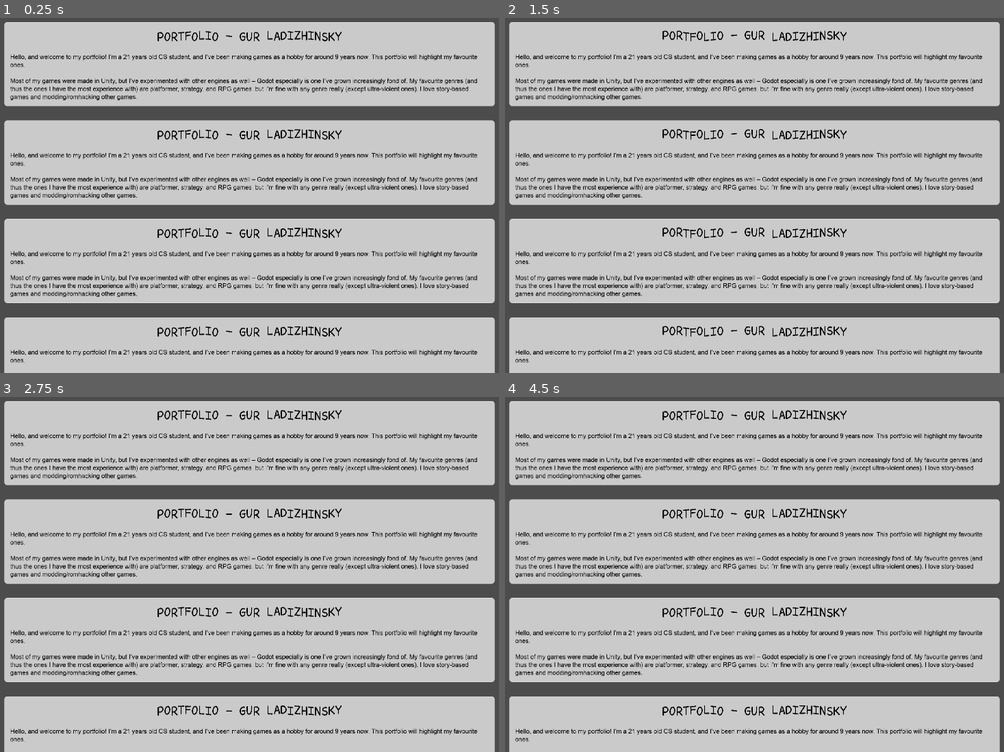
Above: before the commit, frames 1-4 (two rows, left to right).
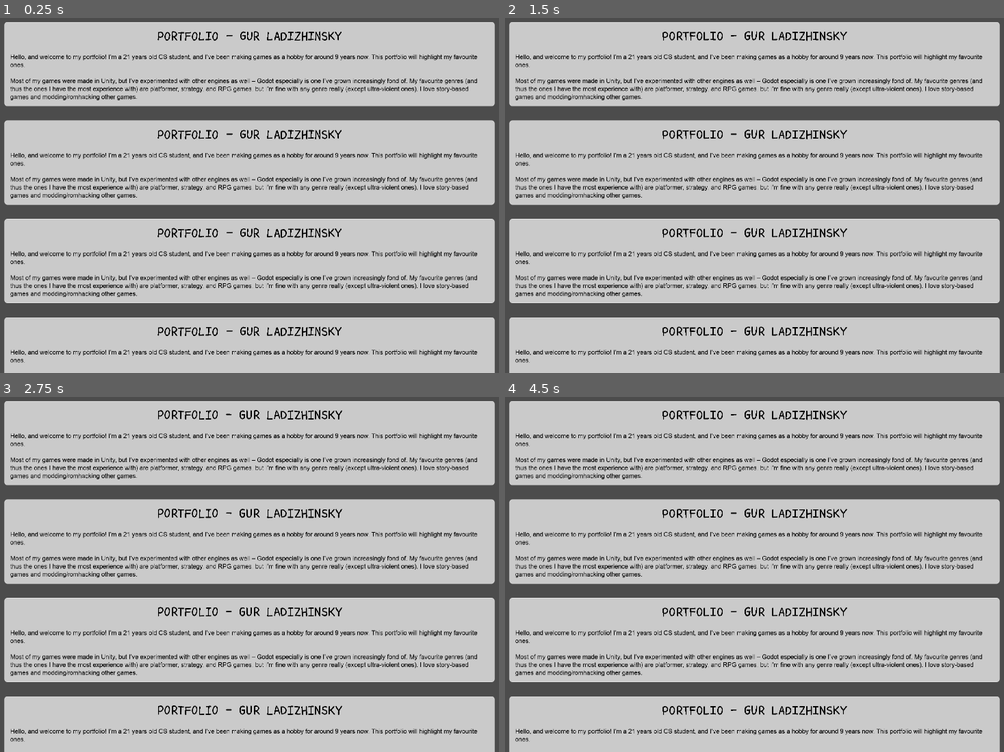
Above: after the commit, the same moments.

Repository: GurLad/Portfolio
Game: Godot game, scene res://Scenes/Main.tscn
Same seed, same stepped clock (60 frames per second), same inputs: the game is played once before the commit and once after it.
Inputs:
- Up to frame 1 (0.25 s): no input
- Up to frame 2 (1.5 s): no input
- Up to frame 3 (2.75 s): no input
- Up to frame 4 (4.5 s): no input

The runs differ from the first frame. In frame 1, 1.2% of the frame differs, in the area x 31-69%, y 3-90%; in frame 2, 1.1%; in frame 3, 1.1%; in frame 4, 1.2%.

Commit message:
Added text noise shader

Diff:
--- a/Shaders/TitleText.tres
+++ b/Shaders/TitleText.tres
@@ -3,11 +3,17 @@
 [resource]
 code = "shader_type canvas_item;
 
-uniform float height = 3.0;
-uniform float frequency = 20.0;
-uniform float speed = 3.0;
+uniform float noiseStrength;
+uniform float noiseSpeed;
+uniform float noiseUpdateRate;
+uniform sampler2D noiseX;
+uniform sampler2D noiseY;
 
 void vertex() {
- VERTEX.y += height * sin((frequency * UV.x) + (speed * TIME));
+ //VERTEX.y += height * sin((frequency * UV.x) + (speed * TIME));
+	float time = floor(TIME * noiseUpdateRate) / noiseUpdateRate;//(floor(TIME * noiseUpdateRate) / noiseUpdateRate) * noiseSpeed;
+	vec2 pos = vec2(UV.x + time * noiseSpeed, UV.y + time * noiseSpeed);
+	VERTEX.x += (texture(noiseX, pos).r - 0.5) * noiseStrength;
+	VERTEX.y += (texture(noiseY, pos).r - 0.5) * noiseStrength;
 }
 "
--- a/Shaders/TitleTextMat.tres
+++ b/Shaders/TitleTextMat.tres
@@ -1,9 +1,24 @@
-[gd_resource type="ShaderMaterial" load_steps=2 format=2]
+[gd_resource type="ShaderMaterial" load_steps=6 format=2]
 
 [ext_resource path="res://Shaders/TitleText.tres" type="Shader" id=1]
 
+[sub_resource type="OpenSimplexNoise" id=1]
+
+[sub_resource type="NoiseTexture" id=2]
+seamless = true
+noise = SubResource( 1 )
+
+[sub_resource type="OpenSimplexNoise" id=3]
+seed = 265
+
+[sub_resource type="NoiseTexture" id=4]
+seamless = true
+noise = SubResource( 3 )
+
 [resource]
 shader = ExtResource( 1 )
-shader_param/height = 3.0
-shader_param/frequency = 20.0
-shader_param/speed = 3.0
+shader_param/noiseStrength = 10.0
+shader_param/noiseSpeed = 1.0
+shader_param/noiseUpdateRate = 5.0
+shader_param/noiseX = SubResource( 2 )
+shader_param/noiseY = SubResource( 4 )
